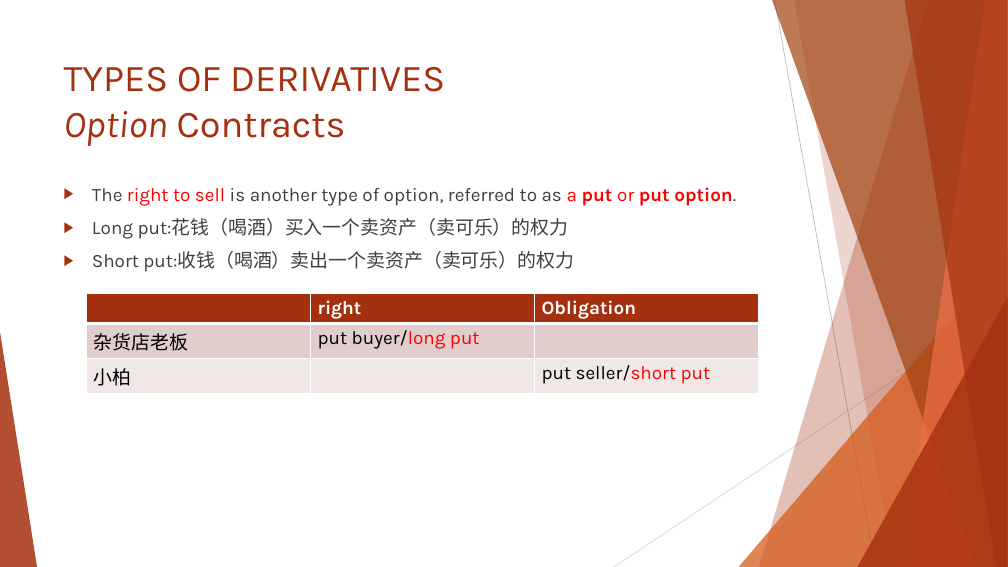
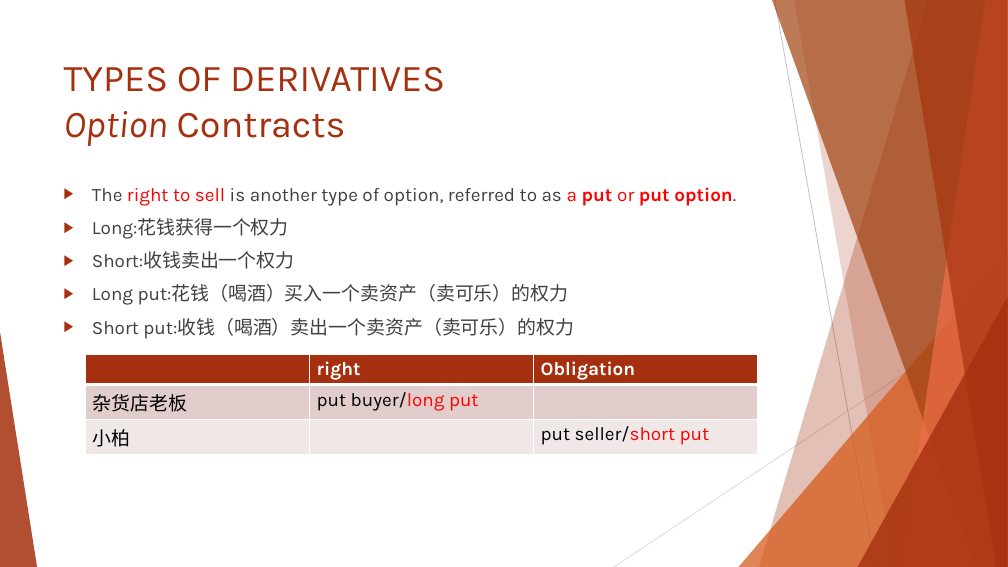
Before and after one commit to Isco0530/data, a slide deck: slide 28 of Reading 45.pptx. Drawn at 1008x567 pixels with LibreOffice and Linux fonts; fonts in the diff are those of the drawing. Boxes give left, top, right and bottom in pixels: in the first picture for what was removed or moved away, otherwise in the second. Text is boxed around its words. In the diff, an @@ line names an element or a change of style, - is before the commit and + after.

```diff
--- a/Reading 45.pptx
+++ b/Reading 45.pptx
@@ text at bbox=[92, 218, 295, 269]: paragraphs added @@
+▶ Long:花钱获得一个权力
+▶ Short:收钱卖出一个权力
@@ table: place and size @@
-table at bbox=[86, 293, 758, 390]
+table at bbox=[85, 354, 757, 451]
```
Also in this commit, not shown: 2 other slides changed, 1 slide added.
